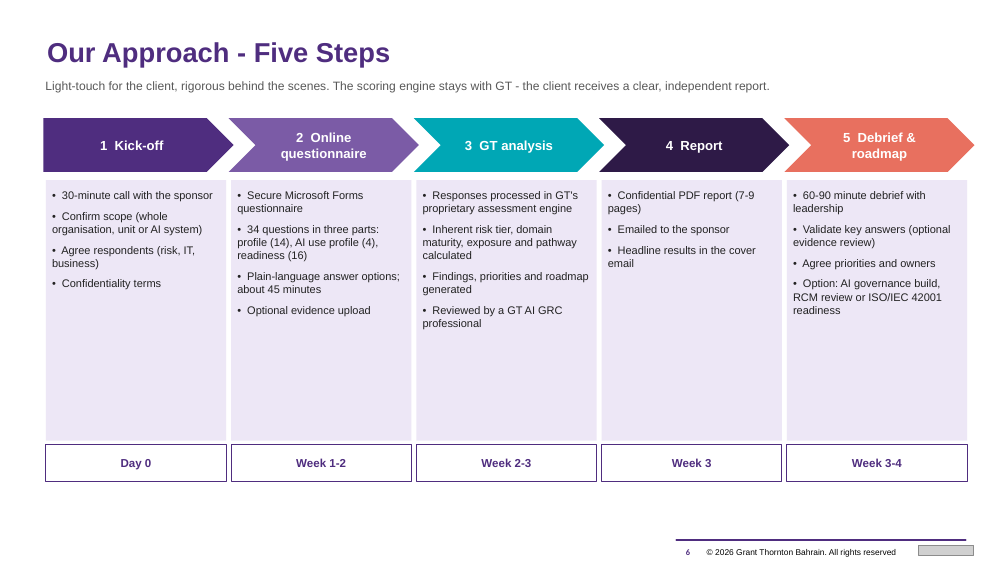
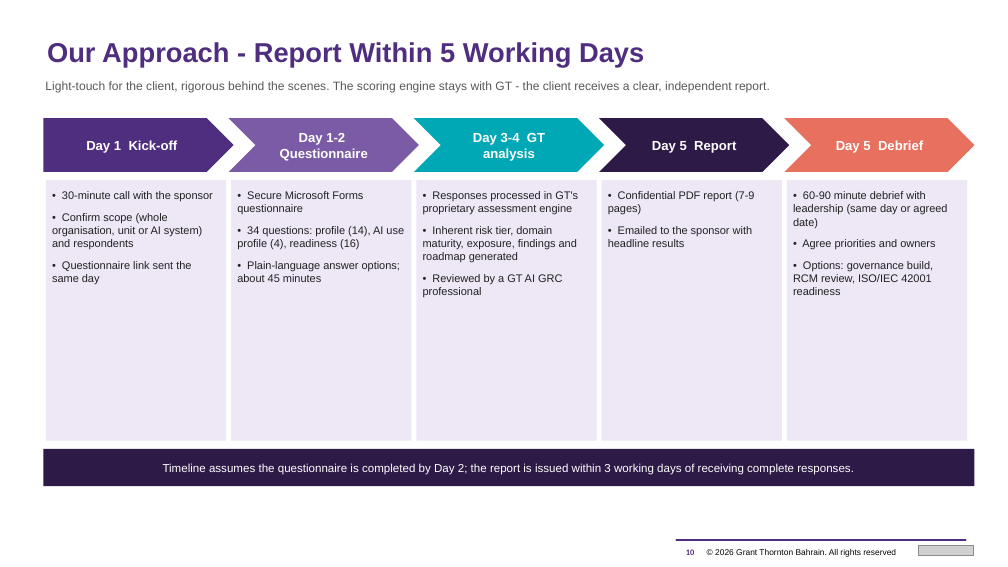
Before and after one commit to mahekdevangtrivedi-wq/GT-AI-Service-Line, a slide deck: slide 10 of 01_AI_Governance_Risk_Compliance/1.3_AI_Readiness_Assessment_Tool/GT_AI_Readiness_Assessment_Proposal.pptx (slide 6 before the commit). Drawn at 1008x567 pixels with LibreOffice and Linux fonts; fonts in the diff are those of the drawing; grey boxes stand for pictures. Boxes give left, top, right and bottom in pixels: in the first picture for what was removed or moved away, otherwise in the second. Text is boxed around its words. In the diff, an @@ line names an element or a change of style, - is before the commit and + after.

```diff
--- a/01_AI_Governance_Risk_Compliance/1.3_AI_Readiness_Assessment_Tool/GT_AI_Readiness_Assessment_Proposal.pptx
+++ b/01_AI_Governance_Risk_Compliance/1.3_AI_Readiness_Assessment_Tool/GT_AI_Readiness_Assessment_Proposal.pptx
@@ text at bbox=[47, 42, 644, 67]: text changed @@
-Our Approach - Five Steps
+Our Approach - Report Within 5 Working Days
@@ text in pentagon arrow at bbox=[86, 140, 178, 153]: text changed @@
-1 Kick-off
+Day 1 Kick-off
@@ text in chevron at bbox=[280, 133, 368, 161]: text changed @@
-2 Online questionnaire
+Day 1-2 Questionnaire
@@ text in chevron at bbox=[473, 133, 545, 161]: text changed @@
-3 GT analysis
+Day 3-4 GT analysis
@@ text in chevron at bbox=[652, 141, 736, 153]: text changed @@
-4 Report
+Day 5 Report
@@ text in chevron at bbox=[836, 140, 923, 153]: text changed @@
-5 Debrief & roadmap
+Day 5 Debrief
@@ text at bbox=[237, 191, 400, 282]: more space between paragraphs @@
@@ text at bbox=[423, 191, 578, 298]: more space between paragraphs @@
@@ text at bbox=[793, 191, 947, 228]: text changed @@
-• 60-90 minute debrief with leadership
-• Validate key answers (optional evidence review)
+• 60-90 minute debrief with leadership (same day or agreed date)
@@ text at bbox=[52, 213, 202, 284]: text changed @@
-• Confirm scope (whole organisation, unit or AI system)
-• Agree respondents (risk, IT, business)
-• Confidentiality terms
+• Confirm scope (whole organisation, unit or AI system) and respondents
+• Questionnaire link sent the same day
@@ text at bbox=[237, 226, 404, 250]: text changed @@
-• 34 questions in three parts: profile (14), AI use profile (4), readiness (16)
+• 34 questions: profile (14), AI use profile (4), readiness (16)
@@ text at bbox=[423, 226, 577, 263]: text changed @@
-• Inherent risk tier, domain maturity, exposure and pathway calculated
-• Findings, priorities and roadmap generated
+• Inherent risk tier, domain maturity, exposure, findings and roadmap generated
@@ text at bbox=[608, 226, 753, 247]: text changed @@
-• Emailed to the sponsor
-• Headline results in the cover email
+• Emailed to the sponsor with headline results
@@ text at bbox=[802, 239, 935, 250]: more space between paragraphs @@
@@ text at bbox=[793, 261, 933, 295]: text changed @@
-• Option: AI governance build, RCM review or ISO/IEC 42001 readiness
+• Options: governance build, RCM review, ISO/IEC 42001 readiness
@@ text at bbox=[247, 306, 371, 316]: paragraph removed @@
-• Optional evidence upload
@@ rectangle added at bbox=[43, 449, 975, 486], fill #2E1A47, 11 pt, text #FFFFFF @@
+Timeline assumes the questionnaire is completed by Day 2; the report is issued within 3 working days of receiving complete responses.
@@ rectangle removed at bbox=[46, 445, 226, 482] @@
-Day 0
@@ rectangle removed at bbox=[231, 445, 411, 482] @@
-Week 1-2
@@ rectangle removed at bbox=[417, 445, 597, 482] @@
-Week 2-3
@@ rectangle removed at bbox=[602, 445, 782, 482] @@
-Week 3
@@ rectangle removed at bbox=[787, 445, 967, 482] @@
-Week 3-4
@@ page number at bbox=[686, 549, 694, 555]: text changed @@
-6
+10
```
Also in this commit, not shown: 8 other slides changed, 5 slides added, 1 slide removed, 7 other files.
